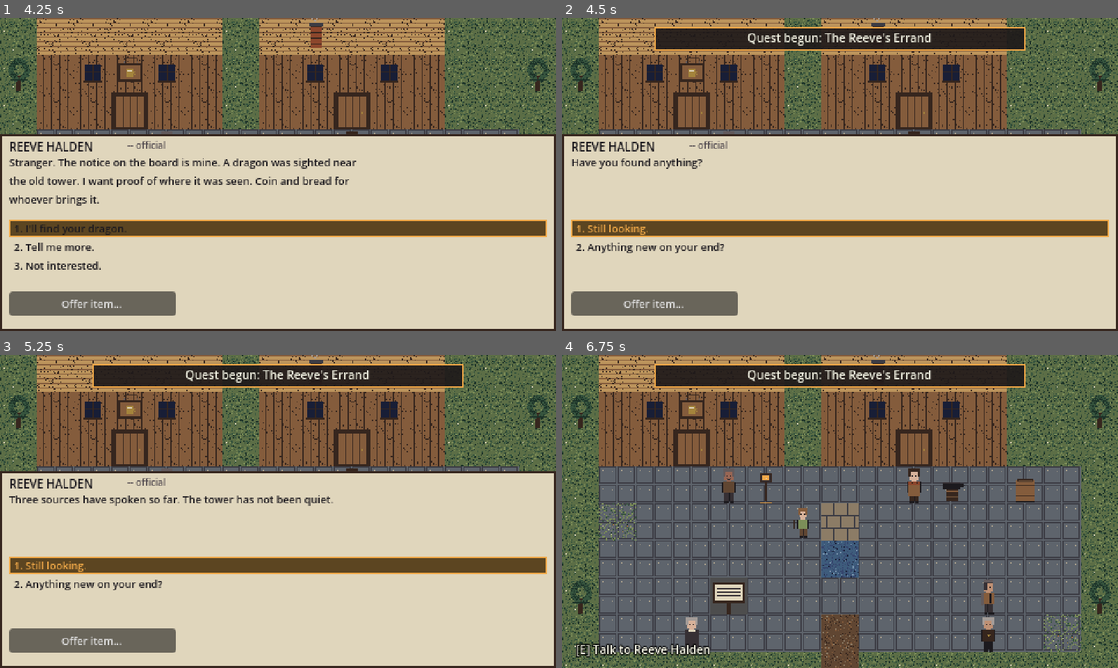
Above: before the commit, frames 1-4 (two rows, left to right).
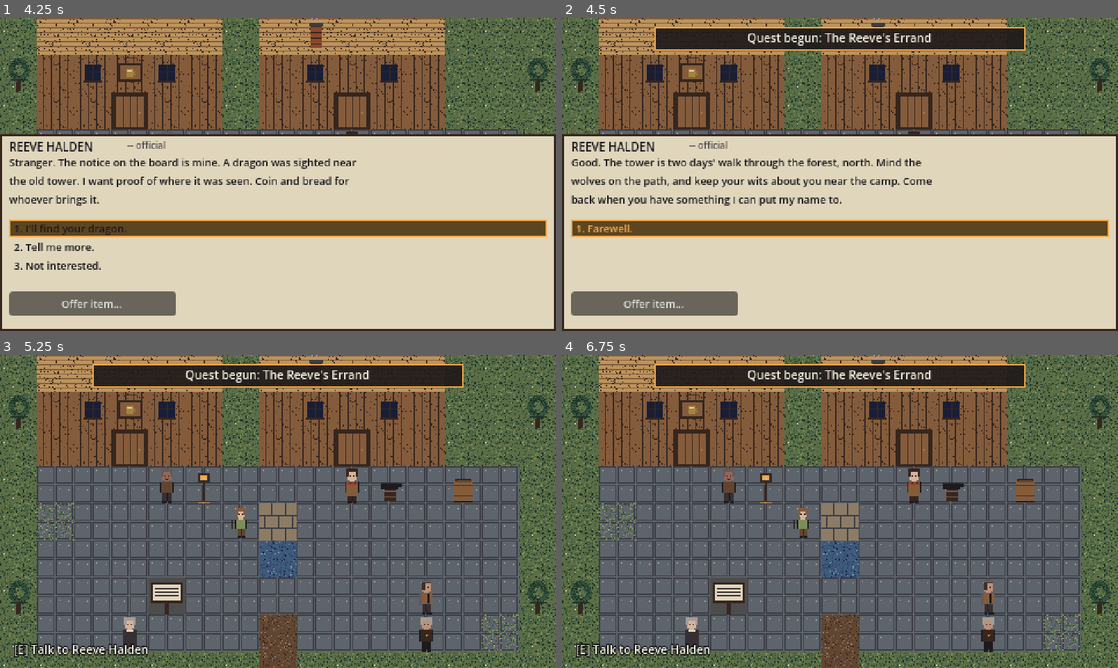
Above: after the commit, the same moments.

Repository: smichaelsen/aurelix
Game: Godot game, scene res://scenes/village_square.tscn
Two runs of this game, one before a commit and one after it. Both use one fixed random seed, a clock stepped at 60 frames per second and the inputs below.
Inputs (mouse positions are in pixels of both pictures, inside the frame that each line leads up to):
- Up to frame 1 (4.25 s): tap Enter at 0.5, 2, 3.5 s; move the mouse to (400, 158) at 0.52 s; hold Right (ui_right) 0.53-1.25 s; hold E (interact) 0.53-1.25 s; click (400, 158) at 0.67 s; tap Space at 1.25, 2.75 s; drag from (166, 190) to (250, 237) at 1.27 s; move the mouse to (333, 105) at 2.02 s; hold Right (ui_right) 2.03-2.75 s; tap 1 at 2.1 s; drag from (250, 237) to (111, 127) at 2.77 s; move the mouse to (444, 221) at 3.52 s; hold Left (ui_left) from 3.53 s (still down); tap 3 at 3.6 s
- Up to frame 2 (4.5 s): release Left (ui_left) at 4.25 s; click "1. I'll find your dragon." at 4.25 s
- Up to frame 3 (5.25 s): click "2. Anything new on your end?" (after the commit: "1. Farewell.") at 5 s
- Up to frame 4 (6.75 s): click (840, 583) at 5.75 s, where only the run before the commit has a clickable "2. Anything new on your end?"; click (840, 564) at 6.5 s, where only the run before the commit has a clickable "1. Still looking."

Frame 1 is identical in both runs. In frame 2, 2.7% of the frame differs, in the area x 1-67%, y 44-76%; in frame 3, 61%, in the area x 0-100%, y 37-100%; in frame 4, nothing differs.

Commit message:
fix(dialogue): Halden gives a send-off, not a follow-up question, on quest accept
Bug: accepting the dragon-sighting quest immediately flipped Halden to
"Have you found anything?" within the same conversation. Reads weird —
the player just left, there's no progress to report.

Fix: accept_quest now serves a one-shot "accepted_send_off" line ("Good.
The tower is two days' walk... come back when you have something I can
put my name to.") with only a "Farewell." option to close. The
"Have you found anything?" follow-up is held back until the next time
Kael opens a conversation; at that point start_turn() sees
state=ACTIVE and serves active_progress as before.

Adds an options.accepted bank with just the Farewell close so the new
frame can route through the same _frame() helper.

Co-Authored-By: Claude Opus 4.7 (1M context) <noreply@anthropic.com>

Diff:
--- a/game/data/options/halden_reeve.json
+++ b/game/data/options/halden_reeve.json
@@ -27,6 +27,12 @@
         "action": "tell_more"
       }
     ],
+    "accepted": [
+      {
+        "label": "Farewell.",
+        "topic_id": "__close"
+      }
+    ],
     "complete": [
       {
         "label": "Farewell.",
@@ -37,6 +43,7 @@
   "templated_lines": {
     "not_started_brief": "Stranger. The notice on the board is mine. A dragon was sighted near\nthe old tower. I want proof of where it was seen. Coin and bread for\nwhoever brings it.\n",
     "not_started_more": "Talk to Orren the drunk if you can stand him. He sleeps near the tavern.\nMara at the smithy heard something from a traveler. The chapel may know\nmore, but Sister Edda has been quiet.\n",
+    "accepted_send_off": "Good. The tower is two days' walk through the forest, north. Mind the\nwolves on the path, and keep your wits about you near the camp. Come\nback when you have something I can put my name to.\n",
     "active_progress": "Have you found anything?\n",
     "active_more": "Three sources have spoken so far. The tower has not been quiet.\n",
     "complete_turn_in": "Proof. Good. Here is your coin and bread.\n"
--- a/game/scripts/npc/HaldenScript.gd
+++ b/game/scripts/npc/HaldenScript.gd
@@ -40,8 +40,12 @@
 		return {}
 	match action:
 		"accept_quest":
+			# One-shot send-off this turn. The "have you found anything?"
+			# follow-up is held back until the next time Kael opens a
+			# conversation with Halden — at that point start_turn() sees
+			# state=ACTIVE and serves `active_progress`.
 			QuestState.set_state(QUEST, QuestState.STATE_ACTIVE)
-			return _frame("active_progress", "active", "official")
+			return _frame("accepted_send_off", "accepted", "official")
 		"tell_more":
 			var state := QuestState.get_state(QUEST)
 			if state == QuestState.STATE_NOT_STARTED:
Not shown, changed: data/options/halden_reeve.yaml
